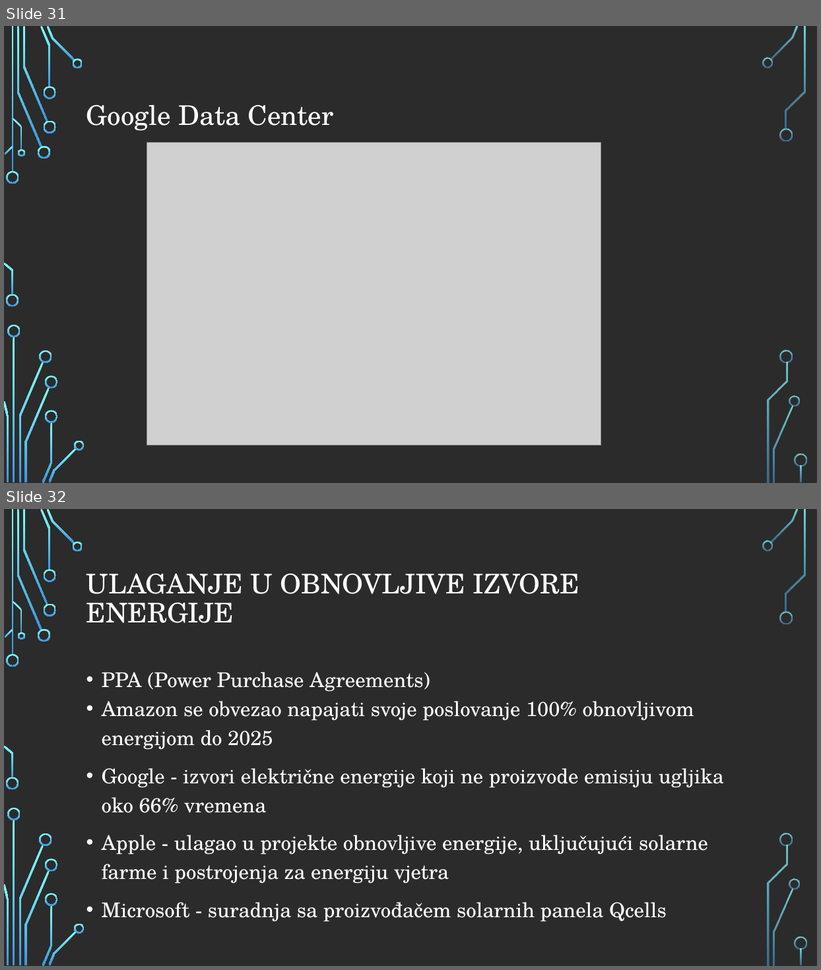
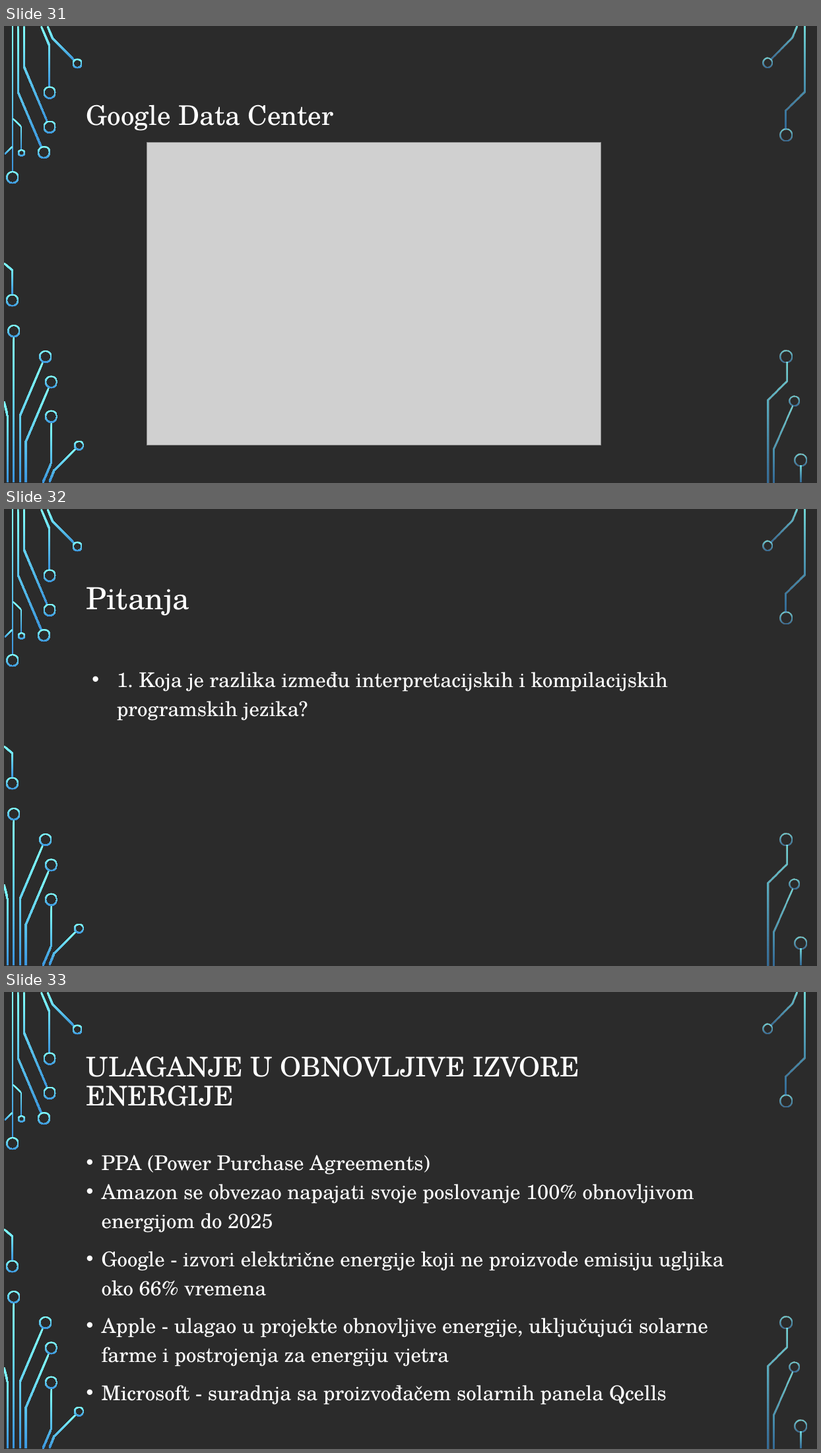
Before and after one commit to MatteoPlisic/Se, a slide deck: Green coding ppt (2).pptx. Shown one above the other, each under a label of ours: slides 31 and 32 before the commit, slides 31, 32 and 33 after it. The pictures are 821x970 and 821x1453 pixels, drawn with LibreOffice and Linux fonts; fonts in the diff are those of the drawing; grey boxes stand for pictures; background and template pictures are left out; a plain dark background stands for a picture behind light text. Boxes give left, top, right and bottom in pixels: in the first picture for what was removed or moved away, otherwise in the second. Text is boxed around its words. In the diff, an @@ line names an element or a change of style, - is before the commit and + after.

```diff
--- a/Green coding ppt (2).pptx
+++ b/Green coding ppt (2).pptx
@@ slide 32 added at (4,509,817,966), background picture (left out); not listed: 36 template elements that a slide beside it also shows @@
@@ title added at (86,587,190,616), 36 pt, text #FFFFFF @@
+Pitanja
@@ text added at (117,672,668,721), 24 pt, text #FFFFFF @@
+• 1. Koja je razlika između interpretacijskih i kompilacijskih programskih jezika?
@@ what was slide 32 is now slide 33 @@
```
Also in this commit, not shown: 4 slides changed, 5 other slides added.
